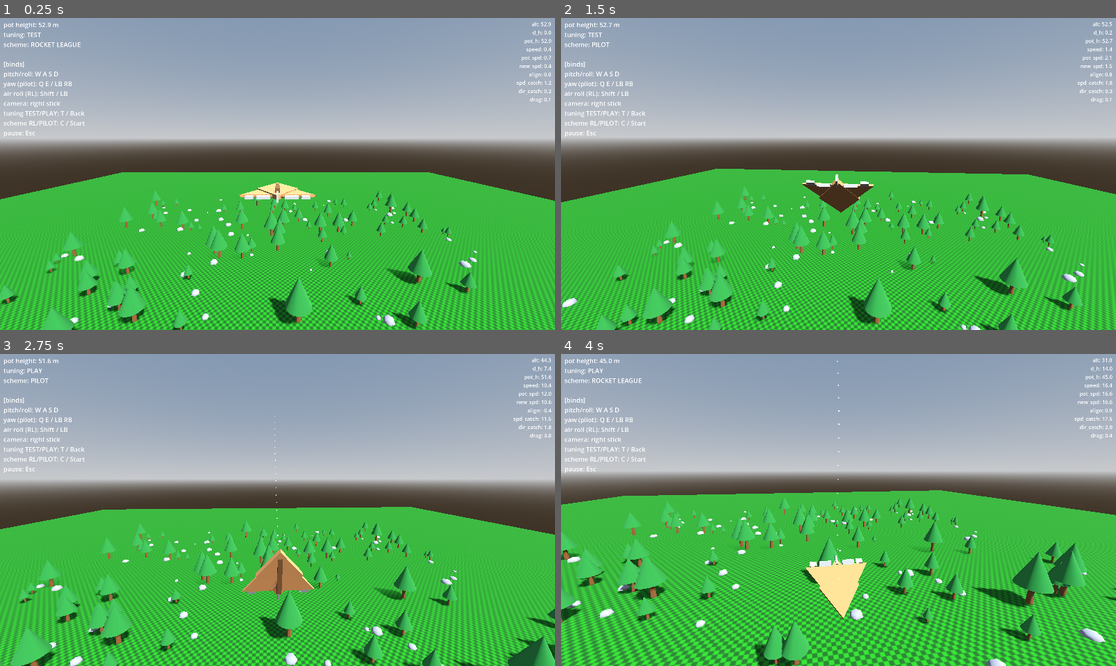
Above: before the commit, frames 1-4 (two rows, left to right).
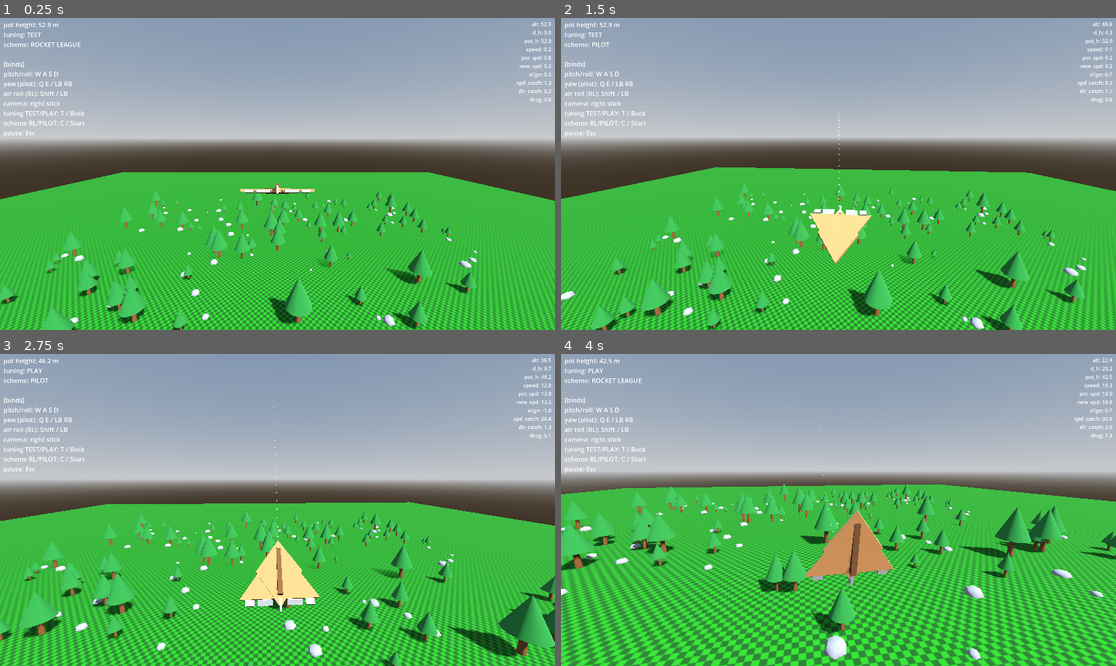
Above: after the commit, the same moments.

Repository: westonkelliher/glider
Game: Godot game, scene res://scenes/main.tscn
Two runs of this game, one before a commit and one after it. Both use one fixed random seed, a clock stepped at 60 frames per second and the inputs below.
Inputs (mouse positions are in pixels of both pictures, inside the frame that each line leads up to):
- Up to frame 1 (0.25 s): no input
- Up to frame 2 (1.5 s): tap Enter at 0.5 s; move the mouse to (866, 174) at 0.52 s; hold Shift (air_roll) 0.53-1.28 s; hold W (move_forward) from 0.53 s (still down); move the mouse to (810, 174) at 1.27 s; tap C (toggle_scheme) at 1.35 s
- Up to frame 3 (2.75 s): keep holding W (move_forward); move the mouse to (288, 503) at 2.02 s; hold T (toggle_tuning) from 2.03 s (still down)
- Up to frame 4 (4 s): keep holding W (move_forward); move the mouse to (832, 516) at 2.77 s; release T (toggle_tuning) at 2.78 s; tap Shift (air_roll) at 2.85 s; move the mouse to (877, 513) at 3.52 s; hold C (toggle_scheme) from 3.53 s (still down)

The runs differ from the first frame. In frame 1, 0.5% of the frame differs, in the area x 0-100%, y 9-100%; in frame 2, 20%; in frame 3, 26%; in frame 4, 36%, in the area x 0-100%, y 1-100%.

Commit message:
Tuning: raise NOSE_PULL_MULT and pot speed catchup
Co-Authored-By: Claude Opus 4.8 <noreply@anthropic.com>

Diff:
--- a/scripts/flight_tuning.gd
+++ b/scripts/flight_tuning.gd
@@ -21,12 +21,12 @@
 @export var YAW_MULT := 3.5
 
 ## Pot-height energy model.
-@export var POT_SPEED_CATCHUP_MULT := 0.5
+@export var POT_SPEED_CATCHUP_MULT := 0.8
 @export var POT_DIR_CATCHUP_MULT := 0.1
 @export var DRAG := 0.3
 
 #
-@export var NOSE_PULL_MULT := 0.2
+@export var NOSE_PULL_MULT := 2.0
 
 
 static func test() -> FlightTuning:
@@ -46,7 +46,7 @@
 	t.PITCH_MULT = 4.5
 	t.ROLL_MULT = 5.5
 	t.YAW_MULT = 3.5
-	t.POT_SPEED_CATCHUP_MULT = 1.0
+	t.POT_SPEED_CATCHUP_MULT = 1.5
 	t.POT_DIR_CATCHUP_MULT = 0.2
 	t.DRAG = 0.2
 	return t
